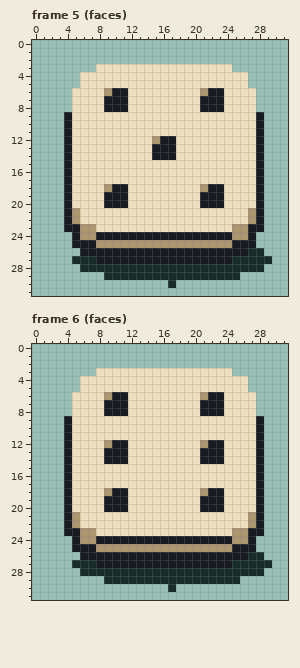
Pixel-art file, stored at assets/source/aseprite/dice/d6.aseprite. The picture above was drawn from the file before the commit.
32x32 pixels, 6 frames. Colours within 5 levels of each other are drawn and written as one. Shown: frame 5 (faces), frame 6 (faces). The commit also changed other frames, which this record leaves out.
New version:
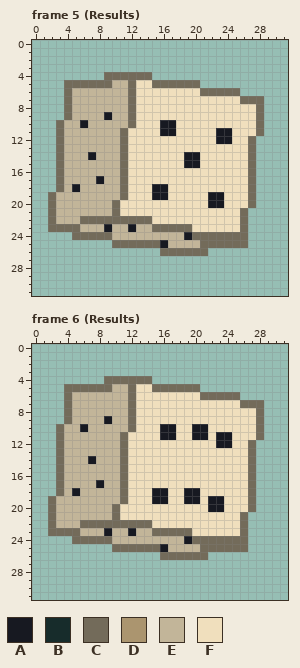
Palette (. is transparent): A #171921  B #172c2b  C #736b5a  D #ab956f  E #c2b599  F #f0dfbd
Change:
Changed rows in their new state; - is an unchanged pixel.
Frame 5 (Results):
first column x 2:
 3 ------.................-----
 4 ----...CCCCCC............---
 5 --CCCCCCEEC--CCCCCC......---
 6 --CEEEEEEEC--------CCCCC..--
 7 --CEEEEEEEC--------FFF--CCC-
 8 --CEEEEEEEC--------FFF----C-
 9 --CEEEEAEEC---------------C-
10 -CEEAEEEEEC---AA----------C-
11 -CEEEEEEEC----AA-----AA---C-
12 -CEEEEEEEC---FFF-----AA--C.-
13 -CEEEEEEEC---FFF---------C.-
14 -CEEEAEEEC---FFF-AA------C.-
15 -CEEEEEEEC-------AA------C.-
16 -CEEEEEEEC---------------C.-
17 -CEEEEAEEC---------------C.-
18 -CEAEEEEEC---AA----FFF---C.-
19 CEEEEEEEEC---AA----F-----C.-
20 CEEEEEEECF---------F-----C.-
21 CEEEEEEEC---------------C..-
22 CEEECCCCCCCCC-----------C..-
23 CCCCEEEAEEAEECCCCC-----FC..-
24 ---CCCCCEEEEEEEEE-CCCCCCC.--
25 ---.....CCCCCCAEEEECCCCCC.--
26 ----..........CCCCCC.......-
27 ---.........................
28 ----.......................-
29 -------.................----
30 ---------------.------------
Frame 6 (Results):
first column x 2:
 3 ------.................-----
 4 ----...CCCCCC............---
 5 --CCCCCCEEC--CCCCCC......---
 6 --CEEEEEEEC--------CCCCC..--
 7 --CEEEEEEEC--------FFF--CCC-
 8 --CEEEEEEEC--------FFF----C-
 9 --CEEEEAEEC---------------C-
10 -CEEAEEEEEC---AA--AA------C-
11 -CEEEEEEEC----AA--AA-AA---C-
12 -CEEEEEEEC---------FF-A--C.-
13 -CEEEEEEEC---------FFF---C.-
14 -CEEEAEEEC---------FFF---C.-
15 -CEEEEEEEC---------------C.-
16 -CEEEEEEEC---------------C.-
17 -CEEEEAEEC---------------C.-
18 -CEAEEEEEC---AA--AAFFF---C.-
19 CEEEEEEEEC---AA--AAF-----C.-
20 CEEEEEEECF---------F-----C.-
21 CEEEEEEEC---------------C..-
22 CEEECCCCCCCCC-----------C..-
23 CCCCEEEAEEAEECCCCC-----FC..-
24 ---CCCCCEEEEEEEEE-CCCCCCC.--
25 ---.....CCCCCCAEEEECCCCCC.--
26 ----..........CCCCCC.......-
27 ---.........................
28 ----.......................-
29 -------.................----
30 ---------------.------------
Boxes around the changes in both pictures, in picture pixels (x1, y1, x2, y2):
changed: (48, 64, 272, 288)
changed: (48, 368, 272, 592)
